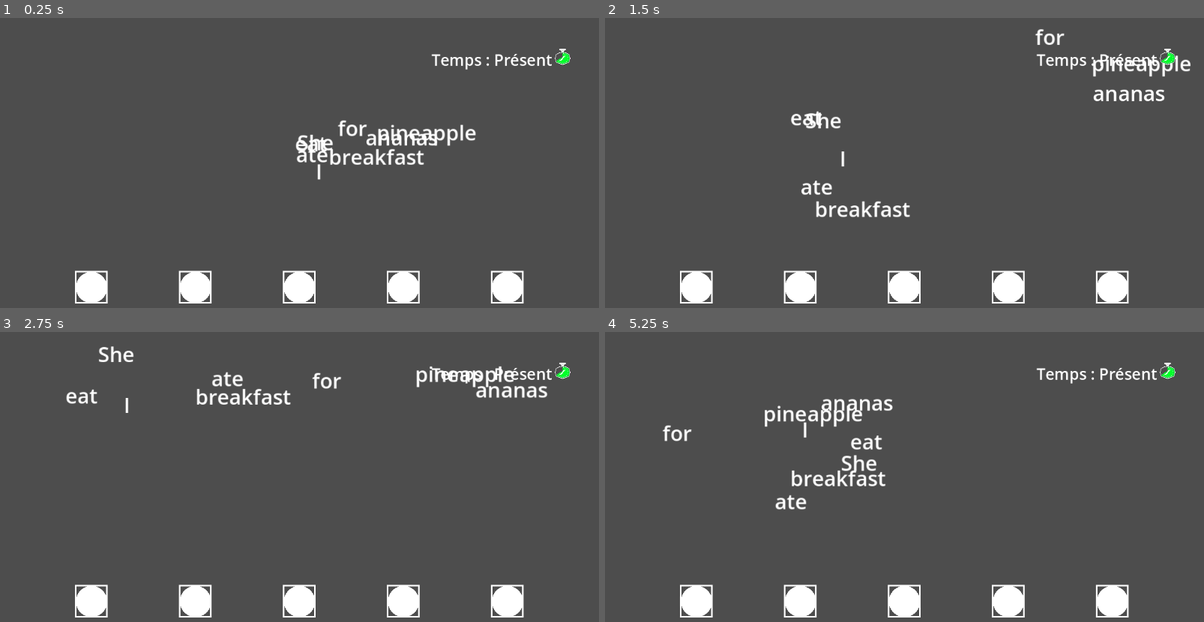
Above: before the commit, frames 1-4 (two rows, left to right).
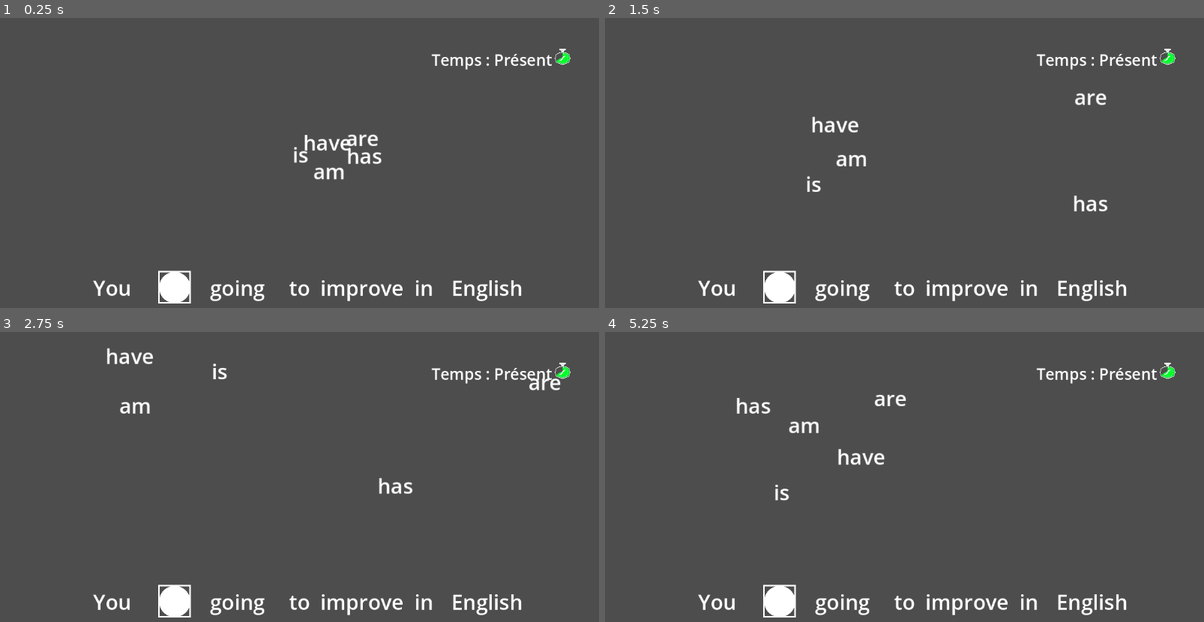
Above: after the commit, the same moments.

Repository: library-rat/Learning_english_fast_version
Game: Godot game, scene res://main_scene.tscn
The game is run twice, just before and just after one commit, with the same random seed, the same clock (stepped at 60 frames per second) and the same inputs.
Inputs (mouse positions are in pixels of both pictures, inside the frame that each line leads up to):
- Up to frame 1 (0.25 s): no input
- Up to frame 2 (1.5 s): move the mouse to (1036, 168) at 0.52 s; press the mouse at (1036, 168) at 0.53 s; release the mouse at (1036, 168) at 1.25 s; drag from (784, 203) to (910, 116) at 1.27 s
- Up to frame 3 (2.75 s): move the mouse to (359, 424) at 2.02 s; press the mouse at (359, 424) at 2.03 s
- Up to frame 4 (5.25 s): release the mouse at (964, 424) at 2.75 s; drag from (874, 566) to (724, 450) at 2.77 s; move the mouse to (1084, 549) at 3.52 s; press the mouse at (1084, 549) at 3.53 s; release the mouse at (1084, 549) at 4.25 s; drag from (724, 450) to (910, 430) at 4.27 s; move the mouse to (934, 500) at 5.02 s; press the mouse at (934, 500) at 5.03 s

The runs differ from the first frame. In frame 1, 5.6% of the frame differs, in the area x 12-88%, y 35-99%; in frame 2, 5.8%; in frame 3, 5.9%; in frame 4, 5.9%, in the area x 9-88%, y 21-99%.

Commit message:
updating guess manager

Diff:
--- a/assets/text_Jsonified.json
+++ b/assets/text_Jsonified.json
@@ -2,8 +2,8 @@
 "Presentation":[
 
 	{"constant": ["Hi",",", "my", "name", "_" ,"Blabork."],
-		"answer": "am",
-		"trap": ["is", "are", "have", "has"]},
+		"answer": "is",
+		"trap": [["am", "a"], ["are","b"], ["have","c"], ["has","d"]]},
 
 		{"constant": ["I","_", "many", "passions", "in", "life."],
 		"answer": "have",
@@ -27,7 +27,7 @@
 		"trap": ["was", "were", "am", "have been"]
 	},
 	{
-		"constant": ["While", "I", "_", "for", "her,", "the", "mailman", "put", "a", "letter", "in", "the", "mailbox."],
+		"constant": ["While", "I", "_", "_", "for", "her,", "the", "mailman", "put", "a", "letter", "in", "the", "mailbox."],
 		"answer": "was waiting",
 		"trap": ["wait", "am waiting", "would wait"]
 	},
--- a/guess_fixed.gd
+++ b/guess_fixed.gd
@@ -3,6 +3,7 @@
 
 func set_word(word : String):
 	self.word = word
+	$Label.text = word
 
 # Called when the node enters the scene tree for the first time.
 func _ready():
--- a/guess_fixed.tscn
+++ b/guess_fixed.tscn
@@ -1,6 +1,27 @@
-[gd_scene load_steps=2 format=3 uid="uid://c1um7dvias4c0"]
+[gd_scene load_steps=3 format=3 uid="uid://c1um7dvias4c0"]
 
 [ext_resource type="Script" path="res://guess_fixed.gd" id="1_vnsw3"]
 
+[sub_resource type="LabelSettings" id="LabelSettings_qmqqd"]
+font_size = 40
+
 [node name="guess_fixed" type="Node2D"]
 script = ExtResource("1_vnsw3")
+
+[node name="Label" type="Label" parent="."]
+anchors_preset = 8
+anchor_left = 0.5
+anchor_top = 0.5
+anchor_right = 0.5
+anchor_bottom = 0.5
+offset_left = -20.0
+offset_top = -27.5
+offset_right = 20.0
+offset_bottom = 27.5
+grow_horizontal = 2
+grow_vertical = 2
+size_flags_horizontal = 6
+size_flags_vertical = 6
+label_settings = SubResource("LabelSettings_qmqqd")
+horizontal_alignment = 1
+vertical_alignment = 1
--- a/guess_manager.gd
+++ b/guess_manager.gd
@@ -2,37 +2,63 @@
 
 var guess_word = preload("res://guess_word.tscn")
 var guess_fixed = preload("res://guess_fixed.tscn")
-var guess_phrase = "I eat pineapple for breakfast"
-var trap_words = [["ate", "C'est du passé LOSER"],["ananas", "Ananas n'est pas transparent"],["She", "Aucun verbe ne correspond"]]
+var guess_phrase #= "I eat pineapple for breakfast"
+var trap_words #= [["ate", "C'est du passé LOSER"],["ananas", "Ananas n'est pas transparent"],["She", "Aucun verbe ne correspond"]]
+var const_phrase
 var guess_nodes = []
 signal list_of_word(list)
 signal trap_list(list)
 signal trap_answer(text :String)
-var ecart : int = 200
+var ecart : int = 120
+
+func _ready():
+	set_dico_and_launch({"constant": ["You","_", "going", "to", "improve", "in", "English"],
+		"answer": "am",
+		"trap": [["is", "a"], ["are","b"], ["have","c"], ["has","d"]]})
+
+func set_dico_and_launch(dico):
+	const_phrase = dico["constant"]
+	guess_phrase = dico["answer"]
+	trap_words = dico["trap"]
+	launch()
+
+
 # Called when the node enters the scene tree for the first time.
-func _enter_tree():
+func launch():
 	var list_word = guess_phrase.split(" ")
 	list_of_word.emit(list_word)
 	trap_list.emit(trap_words)
 	var screen_size = get_viewport().get_visible_rect().size.x
-	for i in range(list_word.size()) :
-		var new_guess =  guess_word.instantiate()
-		new_guess.position.x = -floor(list_word.size()/ 2)*ecart + screen_size/2
-		new_guess.position.x += ecart*i
-		new_guess.position.x -= ((1 + list_word.size())%2)*ecart/2
-		add_child(new_guess)
-		guess_nodes.append(new_guess)
-		new_guess.connect("new_word_set", set_word)
-		new_guess.connect("new_trap_set", error_detected)
+	for i in range(const_phrase.size()) :
+
+		if const_phrase[i] == "_":
+			var new_guess =  guess_word.instantiate()
+			new_guess.position.x = -floor(const_phrase.size()/ 2)*ecart + screen_size/2
+			new_guess.position.x += ecart*i
+			add_child(new_guess)
+			guess_nodes.append(new_guess)
+			new_guess.connect("new_word_set", set_word)
+			new_guess.connect("new_trap_set", error_detected)
+		else :
+			var new_guess =  guess_fixed.instantiate()
+			new_guess.position.x = -floor(const_phrase.size()/ 2)*ecart + screen_size/2
+			new_guess.position.x += ecart*i
+			new_guess.set_word(const_phrase[i])
+			add_child(new_guess)
+
+
 # Called every frame. 'delta' is the elapsed time since the previous frame.
 func _process(delta):
 	pass
 
 func set_word(new_word : Node):
 	var list_word = guess_phrase.split(" ")
-	for i in range(list_word.size()) :
-		if list_word[i] != guess_nodes[i].word :
-			return
+	var num_ans = 0
+	for i in range(const_phrase.size()) :
+		if const_phrase[i] == "_" :
+			if const_phrase[i] != guess_phrase[num_ans]:
+				return
+			num_ans += 1
 	print("you won")
 
 func error_detected(message : String):
